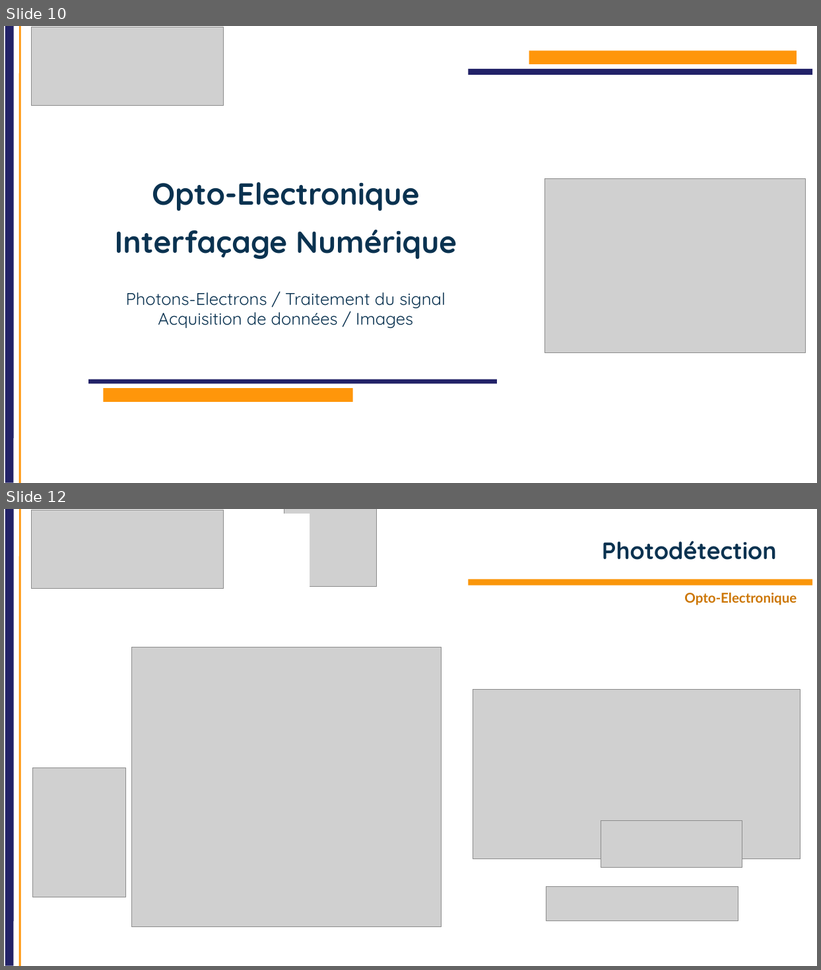
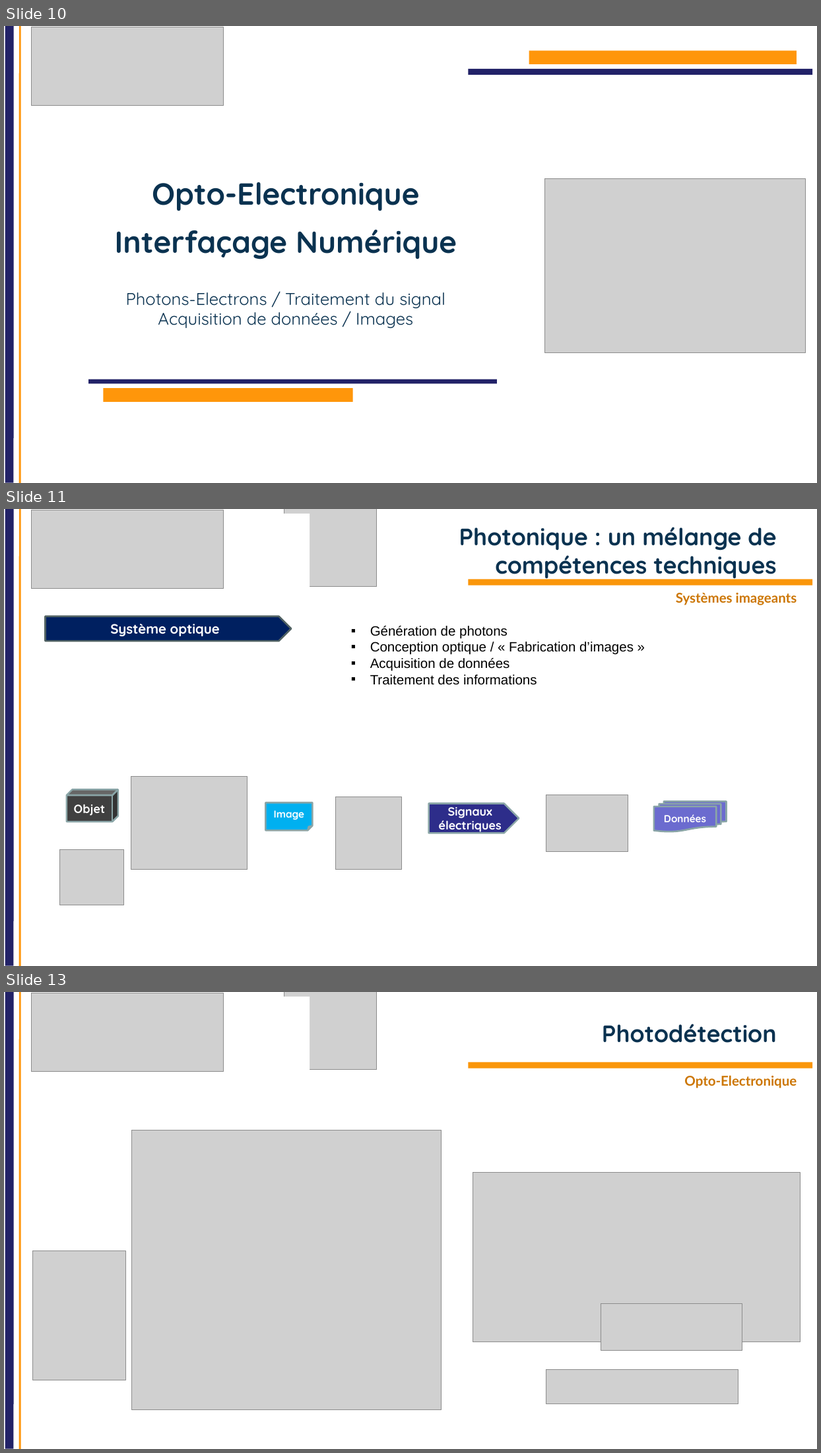
Before and after one commit to IOGS-Digital-Methods/semester-5, a slide deck: OptoElectronique/Cours/S5_Intro_2026_V2.pptx. Shown one above the other, each under a label of ours: slides 10 and 12 before the commit, slides 10, 11 and 13 after it; the slides between them are not shown. The pictures are 821x970 and 821x1453 pixels, drawn with LibreOffice and Linux fonts; fonts in the diff are those of the drawing; grey boxes stand for pictures; background and template pictures are left out. Boxes give left, top, right and bottom in pixels: in the first picture for what was removed or moved away, otherwise in the second. Text is boxed around its words. In the diff, an @@ line names an element or a change of style, - is before the commit and + after.

```diff
--- a/OptoElectronique/Cours/S5_Intro_2026_V2.pptx
+++ b/OptoElectronique/Cours/S5_Intro_2026_V2.pptx
@@ slide 11 added at (4,509,817,966), background #FFFFFF; not listed: 2 template elements that a slide beside it also shows @@
@@ rectangle added at (26,513,310,598), fill #FFFFFF @@
@@ picture added at (32,510,224,589) @@
@@ picture added at (284,509,377,587) @@
@@ title added at (459,527,776,580), 28 pt, text #0A3250, bold @@
+Photonique : un mélange de compétences techniques
@@ rectangle added at (468,579,813,586), fill #FA960A @@
@@ text added at (676,593,797,605), 16 pt, text #CC7604, bold @@
+Systèmes imageants
@@ pentagon arrow added at (46,617,291,641), fill #002060, outline #526263 2 pt, 16 pt, text #FFFFFF, bold @@
+Système optique
@@ text added at (370,626,634,685), 16 pt, text #000000 @@
+▪ Génération de photons
+▪ Conception optique / « Fabrication d’images »
+▪ Acquisition de données
+▪ Traitement des informations
@@ picture added at (131,777,248,870) @@
@@ cube added at (67,789,118,822), fill #404040, outline #8AA6A8 2 pt, 14 pt, text #FFFFFF, bold @@
+Objet
@@ folded corner added at (265,803,313,831), fill #00B0F0, outline #8AA6A8 2 pt, 12 pt, text #FFFFFF, bold @@
+Image
@@ picture added at (335,797,402,870) @@
@@ pentagon arrow added at (429,803,519,834), fill #2D2D8A, outline #8AA6A8 2 pt, 14 pt, text #FFFFFF, bold @@
+Signaux électriques
@@ picture added at (547,795,628,852) @@
@@ flow chart multidocument added at (654,802,727,832), fill #6B6BCF, outline #8AA6A8 2 pt, 12 pt, text #FFFFFF, bold @@
+Données
@@ picture added at (59,850,124,906) @@
@@ what was slide 12 is now slide 13 @@
```
Also in this commit, not shown: 2 slides changed, 4 other slides added, 1 other file.
